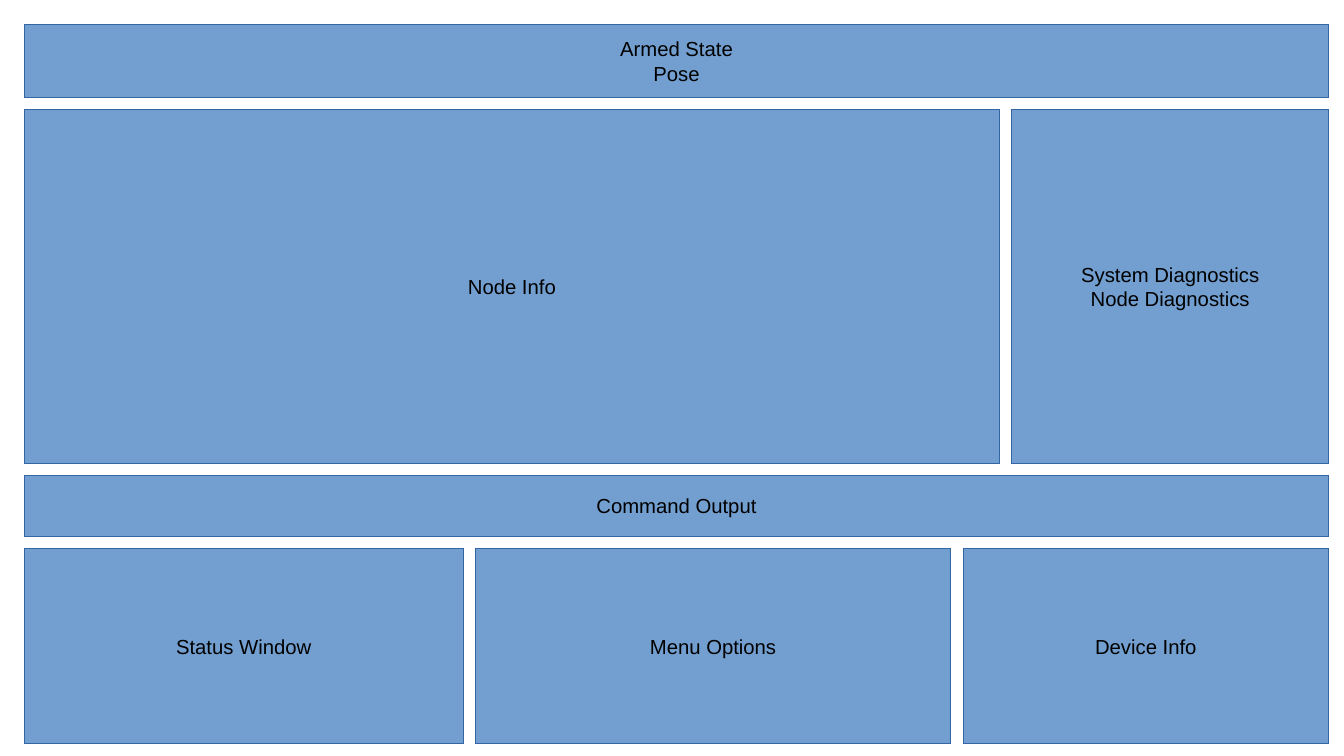
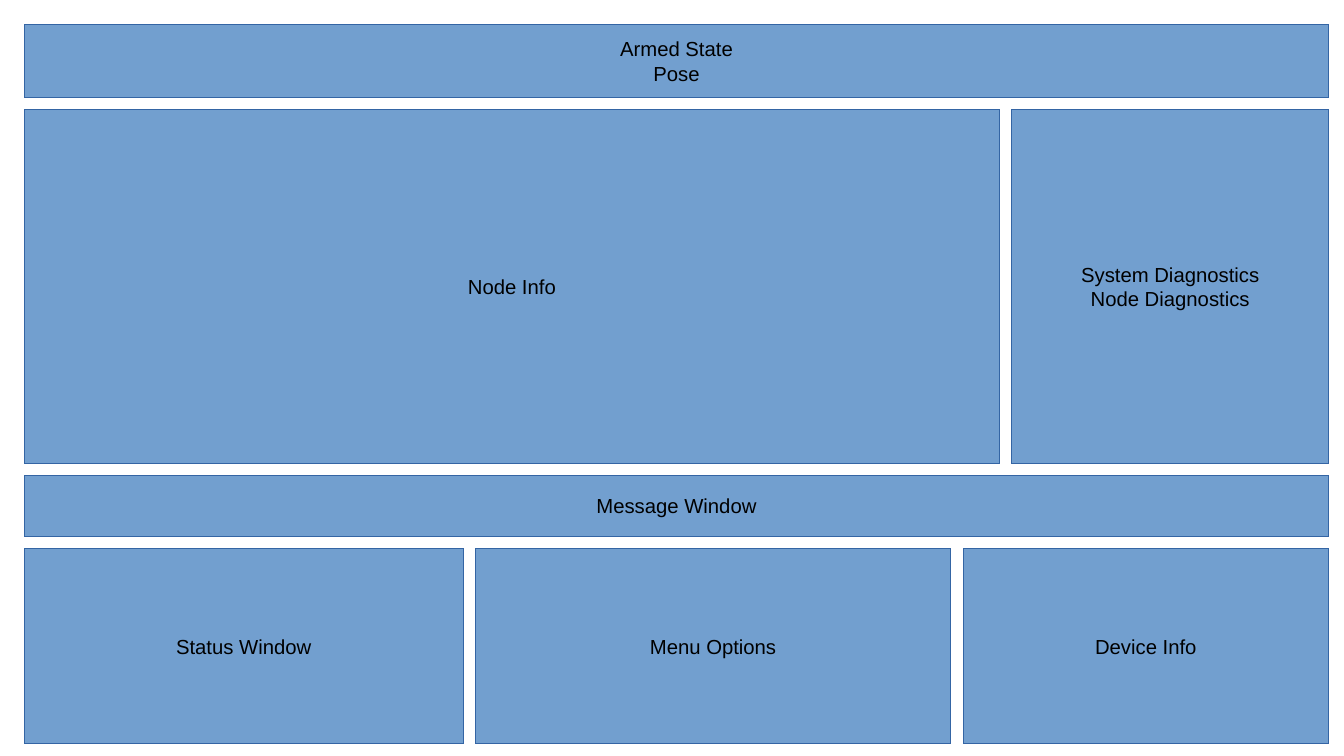
Before and after one commit to fastrobotics/robot_framework_ros2, a slide deck: slide 1 of Tools/Applications/SystemMonitor/doc/design/SystemMonitorGraphicDesign.odp. Drawn at 1344x756 pixels with LibreOffice and Linux fonts; fonts in the diff are those of the drawing. Boxes give left, top, right and bottom in pixels: in the first picture for what was removed or moved away, otherwise in the second. Text is boxed around its words. In the diff, an @@ line names an element or a change of style, - is before the commit and + after.

```diff
--- a/Tools/Applications/SystemMonitor/doc/design/SystemMonitorGraphicDesign.odp
+++ b/Tools/Applications/SystemMonitor/doc/design/SystemMonitorGraphicDesign.odp
@@ text in rectangle at (x1=596, y1=498, x2=756, y2=518): text changed @@
-Command Output
+Message Window
```
Also in this commit, not shown: 23 other files.
